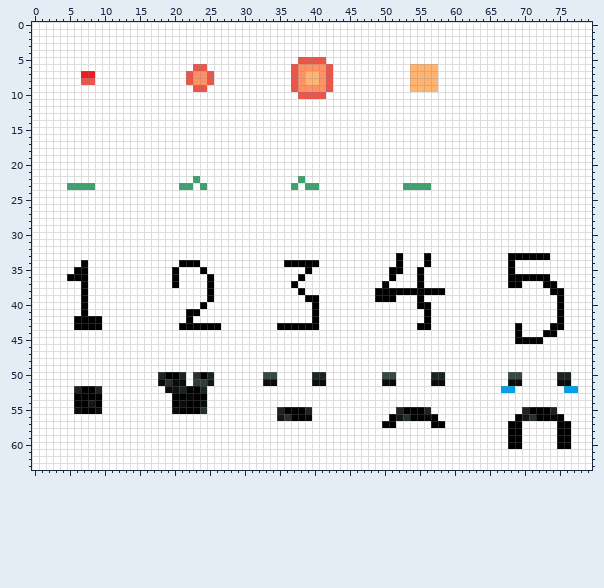
One commit to this sprite sheet: sprites/Boss1_substitute.png. Above: the version before the commit.
The file is 80x64 pixels. Colours within 5 levels of each other are drawn and written as one.
The result:
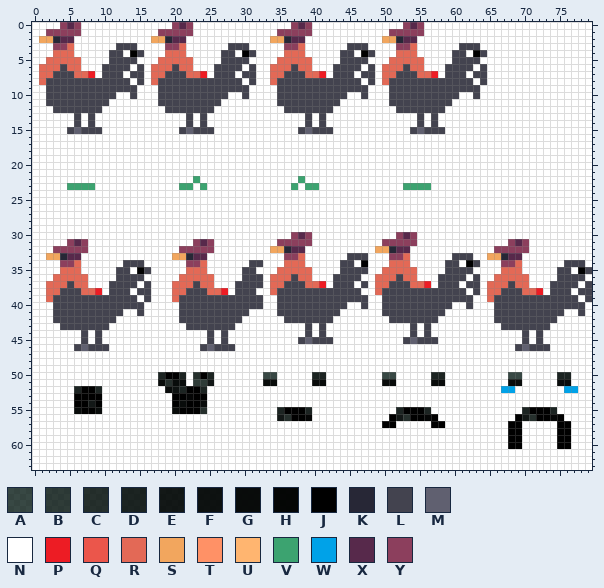
Palette (. is transparent): A #0000009f  B #000000af  C #000000bf  D #000000cf  E #000000df  F #000000e7  G #000000ef  H #000000f7  J #000000  K #272736  L #43434f  M #606070  N #ffffff  P #ed1c24  Q #eb564b  R #e36956  S #f2a65e  T #ff9166  U #ffb570  V #3ca370  W #00a2e8  X #57294b  Y #8c3f5d
Diff:
Changed rows in their new state; - is an unchanged pixel.
first column x 1:
 0 ---YXY-------------YXY--------------YXY-------------YXY---------
 1 -YYYYY-----------YYYYY------------YYYYY-----------YYYYY---------
 2 SSKXX-----------SSKXX------------SSKXX-----------SSKXX----------
 3 --YYR------LLL----YYR------LLL-----YYR------LLL----YYR------LLL-
 4 --RRR-----LL-JL---RRR-----LL-JL----RRR-----LL-JL---RRR-----LL-JL
 5 -RRRRR----LLLL---RRRRR----LLLL----RRRRRNN--LLLL---RRRRR----LLLL-
 6 RRRLRR---LLLL-L-RRRLRRNN-LLLL-L--RRRLRRNNNLLLL-L-RRRLRRNN-LLLL-L
 7 RRLLLRR--LLL-LL-RRLLLRRPNLLL-LL--RRLLLRRPNLLL-LL-RRLLLRRP-LLL-LL
 8 RLLLLLLLLLLLL-L-RLLLLLLLLLLLL-L--RLLLLLLLLLLLL-L-RLLLLLLLLLLLL-L
 9 -LLLLLLLLLLLLL---LLLLLLLLLLLLL----LLLLLLLLLLLLL---LLLLLLLLLLLLL-
10 -LLLLLLLLLL--L---LLLLLLLLLL--L----LLLLLLLLLL--L---LLLLLLLLLL--L-
11 -LLLLLLLLL-------LLLLLLLLL--------LLLLLLLLL-------LLLLLLLLL-----
12 --LLLLLLL---------LLLLLLL----------LLLLLLL---------LLLLLLL------
13 -----L-L-------------L-L--------------L-L-------------L-L-------
14 -----L-L-------------L-L--------------L-L-------------L-L-------
15 ----LMLLL-----------LMLLL------------LMLLL-----------LMLLL------
first column x 2:
30 -----------------------------------YXY------------YXY-------------------------
31 ---YXY---------------YXY---------YYYYY----------YYYYY-------------YXY---------
32 -YYYYY-------------YYYYY--------SSKXX----------SSKXX------------YYYYY---------
33 SSKXX-------------SSKXX-----------YYR------LLL---YYR--N---LLL--SSKXXNNNN------
34 --YYRN-----LLL-----NYYR------LL---RRRNN---LL-J---RRR--N--LL-JL---YYR------LLL-
35 --RRRN----LL-JL---N-RRR-----LL---RRRRR----LLLL--RRRRRN---LLLL----RRR-----LL-JL
36 -RRRRR----LLLL----NRRRRR----LLL-RRRLRR---LLLL--RRRLRRN--LLLL-L--RRRRRNNN-LLLL-
37 RRRLRR---LLLL-L---RRRLRR---LLLL-RRLLLRRP-LLL-L-RRLLLRRP-LLL-LL-RRRLRR--NLLLL-L
38 RRLLLRRP-LLL-LL---RRLLLRRP-LLL--RLLLLLLLLLLLL--RLLLLLLLLLLLL-L-RRLLLRRP-LLL-LL
39 RLLLLLLLLLLLL-L---RLLLLLLLLLLLL--LLLLLLLLLLLLL-NLLLLLLLLLLLLL--RLLLLLLLLLLLL-L
40 -LLLLLLLLLLLLL-----LLLLLLLLLLLL--LLLLLLLLLL--L--LLLLLLLLLL--L---LLLLLLLLLLLLL-
41 -LLLLLLLLLL--L-----LLLLLLLLLL----LLLLLLLLL------LLLLLLLLL-------LLLLLLLLLL--L-
42 -LLLLLLLLL---------LLLLLLLLL------LLLLLLL--------LLLLLLL--------LLLLLLLLLN----
43 --LLLLLLL----------NLLLLLLL------NNNNLNL------------LNL----------LLLLLLLNN----
44 -----L-L---------------L-L-----------L-L------------L-L------------NL-LNN-----
45 -----L-L---------------L-L----------LMLLL----------LMLLL-----------NLNL-------
46 ----LMLLL-------------LMLLL----------------------------------------LMLLL------
Pixel boxes of the changes (left, top, right, bottom) in both pictures:
changed: (39, 22, 487, 134)
changed: (46, 232, 592, 351)
